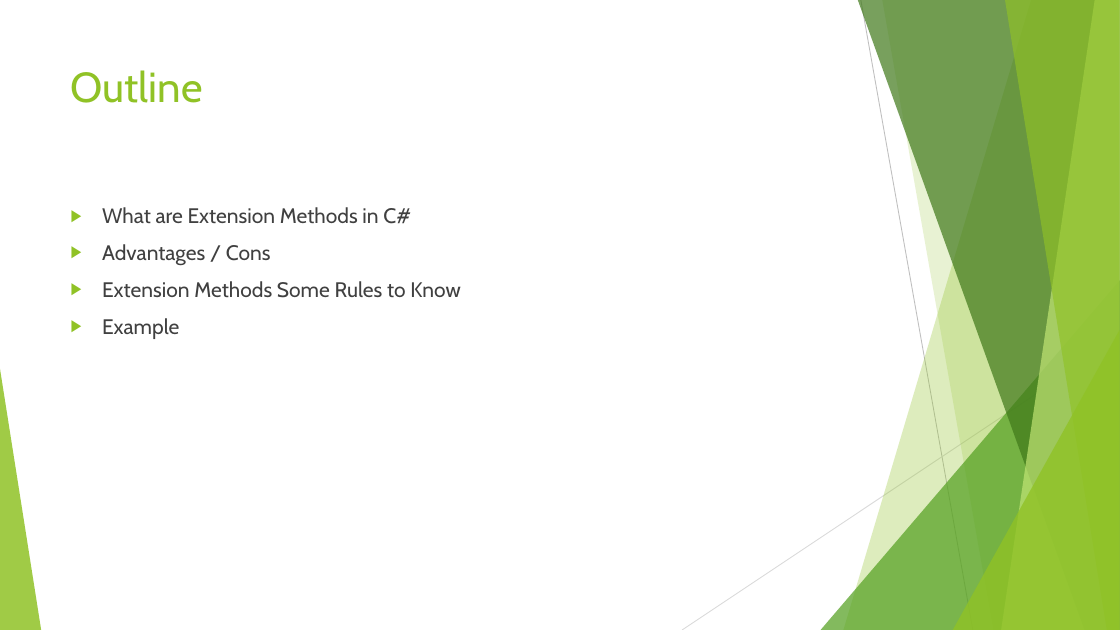
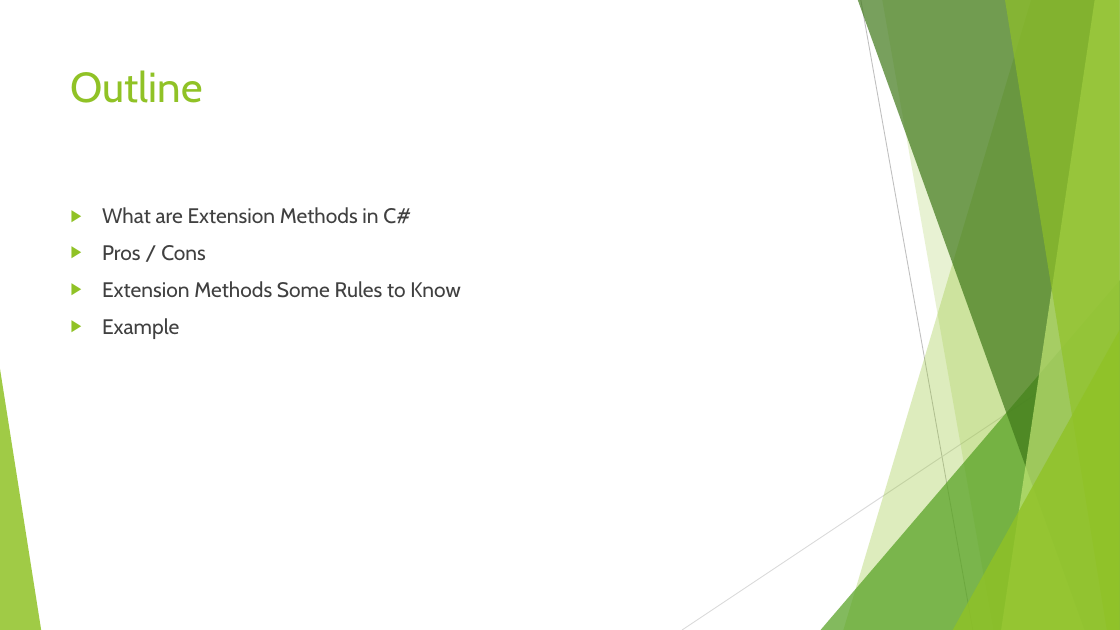
Before and after one commit to 230206-NET/Mspatel, a slide deck: slide 2 of wk2/Presentation/C# Extension Methods.pptx. Drawn at 1120x630 pixels with LibreOffice and Linux fonts; fonts in the diff are those of the drawing. Boxes give left, top, right and bottom in pixels: in the first picture for what was removed or moved away, otherwise in the second. Text is boxed around its words. In the diff, an @@ line names an element or a change of style, - is before the commit and + after.

Commit message:
Reword presentation

```diff
--- a/wk2/Presentation/C# Extension Methods.pptx
+++ b/wk2/Presentation/C# Extension Methods.pptx
@@ text at [102,245,206,261]: text changed @@
-▶ Advantages / Cons
+▶ Pros / Cons
```
Also in this commit, not shown: 1 other slide changed.
